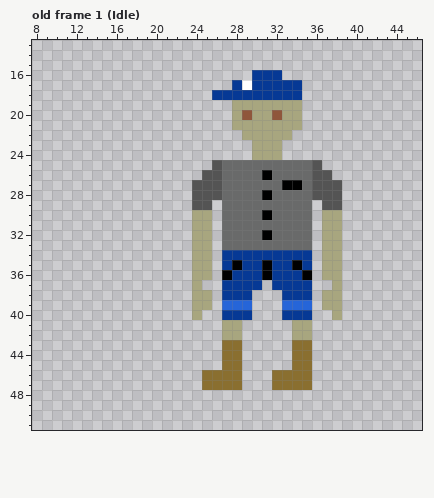
Two versions of one pixel-art file, Sprites.aseprite. Above: the version before the commit.
64x64 pixels, 64 frames. Shown: old frame 1 (Idle): x 8..46, y 13..51. The commit also changed other frames, which this record leaves out.
Now the later version:
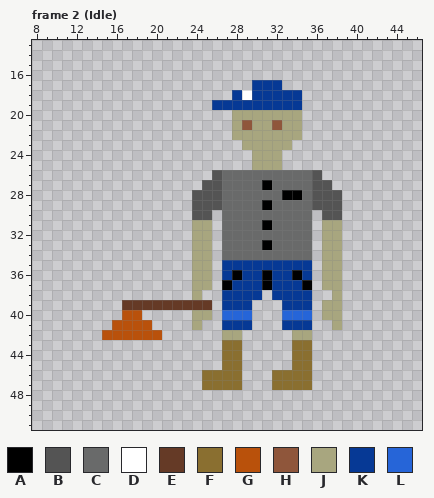
Palette (. is transparent): A #000000  B #545454  C #696a6a  D #ffffff  E #653a26  F #8a6f30  G #b9510b  H #8f563b  J #a8a67f  K #063995  L #2665d8
A new or re-ordered frame is compared with the old frame closest to it.
From old to new:
frames 64 -> 63
layer "Icons/Player" now hidden
layer "Player/Legs" now shown
layer "Player/Torso" now shown
layer "Player/Arms" now shown
layer "Player/Head" now shown
layer "Hatchet/Base" now shown
layer "Hatchet/Head" now shown
Frame 2 (Idle) is new; against old frame 1 (Idle):
Colour A is added in row 37 at x 31.
Colour A replaces colour C in row 27 at x 31; in row 28 at x 33 to 34; in row 29 at x 31; in row 31 at x 31; in row 33 at x 31.
Colour A replaces colour K in row 36 at x 28 and 34; in row 37 at x 27 and 35.
Colour B is added in row 29 at x 26 and 36.
Colour B replaces colour J in row 30 at x 24 to 25 and 37 to 38.
Colour C replaces colour A in row 26 at x 31; in row 27 at x 33 to 34; in row 28 at x 31; in row 30 at x 31; in row 32 at x 31.
Colour C replaces colour K in row 34 at x 27 to 35.
Colour D replaces colour K in row 18 at x 29.
Colour E is added in row 39 at x 17 to 23.
Colour E replaces colour J in row 39 at x 24 to 25.
Colour G is added in row 40 at x 17 to 18; in row 41 at x 16 to 19; in row 42 at x 15 to 20.
Colour H replaces colour J in row 21 at x 29 and 32.
Colour J is added in row 22 at x 28 and 34; in row 23 at x 29 and 33; in row 37 at x 25 and 37; in row 40 at x 25 and 37; in row 41 at x 24 and 38.
Colour J replaces colour C in row 25 at x 30 to 32.
Colour J replaces colour H in row 20 at x 29 and 32.
Colour K is added in row 19 at x 26 to 27; in row 38 at x 30 and 32; in row 41 at x 29 and 33.
Colour K replaces colour A in row 35 at x 28, 31 and 34; in row 36 at x 27 and 35.
Colour K replaces colour J in row 19 at x 28 to 34; in row 41 at x 27 to 28 and 34 to 35.
Colour K replaces colour L in row 39 at x 27 to 29 and 33 to 35.
Colour L replaces colour K in row 40 at x 27 to 29 and 33 to 35.
Colour B is removed in row 25 at x 26 and 36; in row 26 at x 25 and 37; in row 27 at x 24 and 38.
Colour C is removed in row 25 at x 27 to 29 and 33 to 35.
Colour D is removed in row 17 at x 29.
Colour J is removed in row 38 at x 25 and 37.
Colour K is removed in row 16 at x 30 to 32; in row 17 at x 28 and 33 to 34; in row 18 at x 26 to 27.
